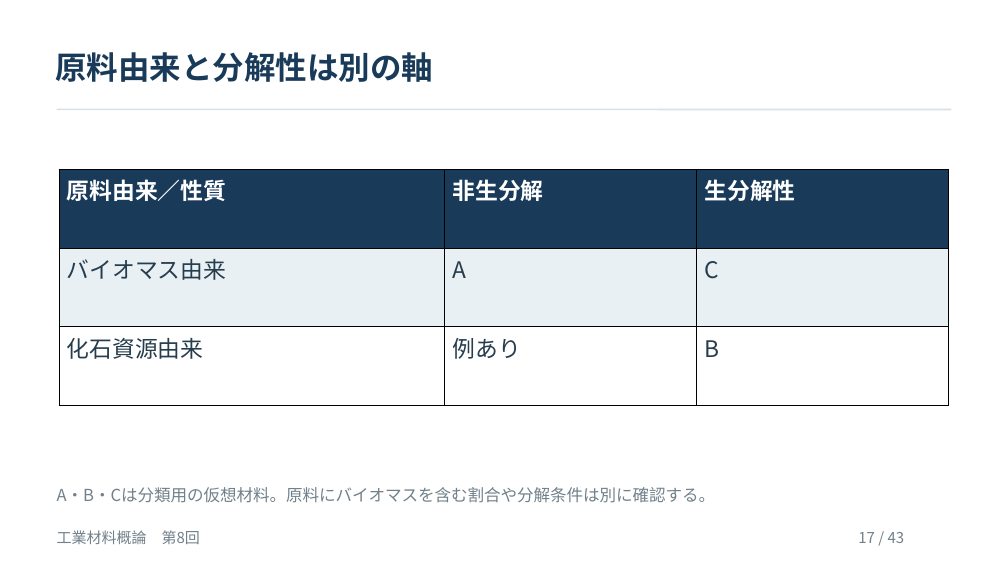
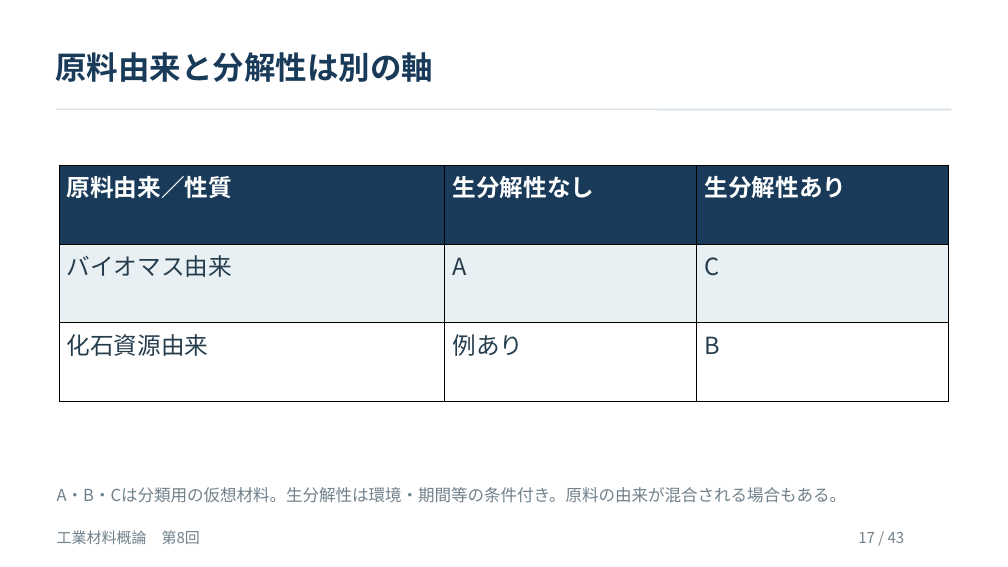
Before and after one commit to zooc-14calbp/industrial-materials-course, a slide deck: slide 17 of 学生用/第08回/08_授業スライド.pptx. Drawn at 1008x567 pixels with LibreOffice and Linux fonts; fonts in the diff are those of the drawing. Boxes give left, top, right and bottom in pixels: in the first picture for what was removed or moved away, otherwise in the second. Text is boxed around its words. In the diff, an @@ line names an element or a change of style, - is before the commit and + after.

```diff
--- a/学生用/第08回/08_授業スライド.pptx
+++ b/学生用/第08回/08_授業スライド.pptx
@@ table at bbox=[59, 166, 948, 402] @@
-row 1, column 2: 非生分解
+row 1, column 2: 生分解性なし
-row 1, column 3: 生分解性
+row 1, column 3: 生分解性あり
@@ size 21.8 to 22.5 pt in "原料由来／性質", "バイオマス由来", "A", "C" and 3 more places @@
@@ text at bbox=[57, 487, 847, 503]: text changed @@
-A・B・Cは分類用の仮想材料。原料にバイオマスを含む割合や分解条件は別に確認する。
+A・B・Cは分類用の仮想材料。生分解性は環境・期間等の条件付き。原料の由来が混合される場合もある。
```
Also in this commit, not shown: 3 other slides changed, 9 other files.
